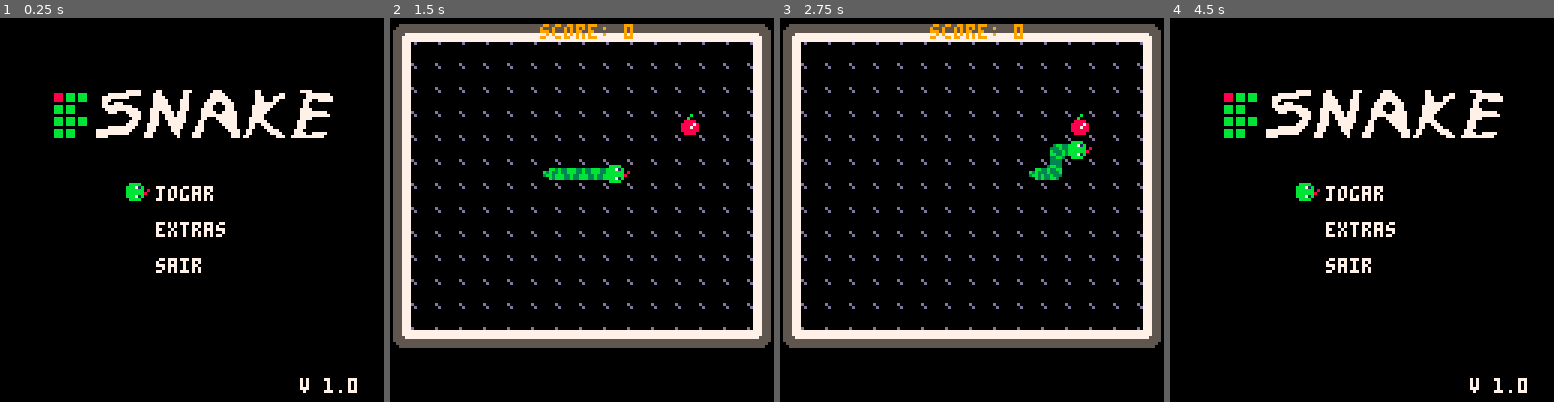
Above: before the commit, frames 1-4 (left to right).
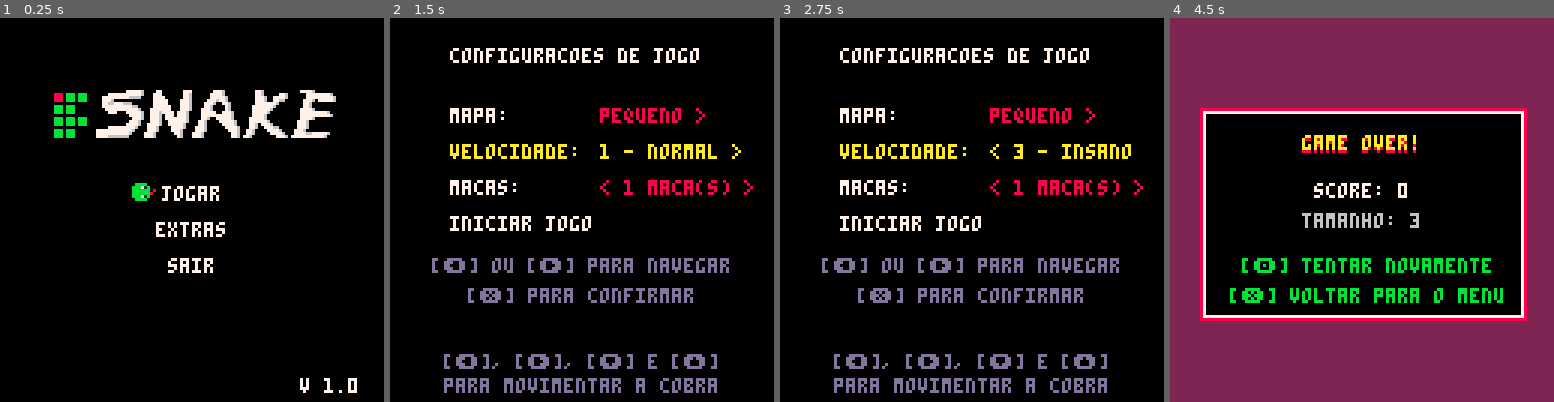
Above: after the commit, the same moments.

Repository: LegnD4y/IFSnake
Game: PICO-8 cartridge ifsnake.p8
Same seed, same stepped clock (60 frames per second), same inputs: the game is played once before the commit and once after it.
Inputs:
- Up to frame 1 (0.25 s): no input
- Up to frame 2 (1.5 s): tap X (X key) at 0.33, 1.07 s; tap O (Z key) at 0.7 s
- Up to frame 3 (2.75 s): hold Right 1.6-2.1 s; tap O (Z key) at 1.7, 2.1, 2.5 s; tap X (X key) at 1.85 s; hold Up 2.15-2.42 s; hold Right from 2.47 s (still down)
- Up to frame 4 (4.5 s): tap O (Z key) every 0.4 s from 2.9 to 4.1 s; tap X (X key) at 2.97, 4.08 s; release Right at 3.03 s; hold Left 3.08-3.58 s; hold Down 3.63-3.97 s; hold Right from 4.02 s (still down)

The runs differ from the first frame. In frame 1, 1.6% of the frame differs, in the area x 28-88%, y 18-67%; in frame 2, 28%; in frame 3, 28%; in frame 4, 63%, in the area x 0-100%, y 0-100%.

Commit message:
IFSnake V 1.0

Diff:
--- a/ifsnake.p8
+++ b/ifsnake.p8
@@ -4,8 +4,8 @@
 function _init()
 	init_menu()
 
-	update_state = {[0] = update_menu, [1] = update_game, [2] = update_gameover}
-    draw_state = {[0] = draw_menu, [1] = draw_game, [2] = draw_gameover}
+	update_state = {[0] = update_menu, [1] = update_setup, [2] = update_game, [3] = update_gamewin, [4] = update_gameover, [5] = update_extra}
+	draw_state = {[0] = draw_menu, [1] = draw_setup, [2] = draw_game, [3] = draw_gamewin, [4] = draw_gameover, [5] = draw_extra}
 	cur_state = 0
 end
 
@@ -31,28 +31,29 @@
 end
 
 function update_menu()
-	if btnp(⬆️) then
+	if(btnp(⬆️)) then
 		menu_index -= 1
-		if menu_index < 1 then
+		if(menu_index < 1) then
 			menu_index = #menu_items
 		end
 	end
 
-	if btnp(⬇️) then
+	if(btnp(⬇️)) then
 		menu_index += 1
-		if menu_index > #menu_items then
+		if(menu_index > #menu_items) then
 			menu_index = 1
 		end
 	end
 
-	if btnp(❎) then
-		if menu_index == 1 then
-			init_game()
+	if(btnp(❎)) then
+		if(menu_index == 1) then
+			init_setup()
 			cur_state = 1
-		elseif menu_index == 2 then
-			rectfill(32, 32, 96, 96, 0)
-			rect(10, 10, 50, 40, 7)
-		elseif menu_index == 3 then
+
+		elseif(menu_index == 2) then
+			cur_state = 5
+
+		elseif(menu_index == 3) then
     		extcmd("shutdown")
 		end
 	end
@@ -67,46 +68,185 @@
 	spr(72, 80, 24, 2, 2)
 	spr(74, 96, 24, 2, 2)
 
-	local x = 52
 	local y = 56
 
-	for i=1, #menu_items do
+	for i = 1, #menu_items do
+		local x = 64 - #menu_items[i] * 2
+
 		print(menu_items[i], x, y, 7)
 
-		if i == menu_index then
-			spr(1, x-10, y-2)
+		if(i == menu_index) then
+			spr(1, (x)-10, y-2)
 		end
 
 		y += 12
 	end
 
 	print(version, 100, 120)
+end
+-->8
+-- game setup
+
+map_size_index = 1
+speed_index = 1
+fruit_count_index = 1
+setup_index = 1
+setup_items = {
+    "mapa:",
+    "velocidade:",
+    "macas:",
+    "iniciar jogo"
+}
+
+function init_setup()
+    setup_index = 1
+end
+
+function update_setup()
+    if(btnp(❎) and (setup_index == 4)) then
+		if(map_size_index == 1) then
+			grid_size_x = 6
+			grid_size_y = 6
+
+		elseif(map_size_index == 2) then
+			grid_size_x = 9
+			grid_size_y = 9
+
+		elseif(map_size_index == 3) then
+			grid_size_x = 14
+			grid_size_y = 12
+		end
+
+		speed = speed_index
+		step_timer = 12 / speed
+
+		init_game()
+		cur_state = 2
+    end
+
+    if(btnp(⬆️)) then
+        setup_index -= 1
+        if(setup_index < 1) then setup_index = #setup_items end
+    end
+
+    if(btnp(⬇️) or (btnp(❎) and setup_index != 4)) then
+        setup_index += 1
+        if(setup_index > #setup_items) then setup_index = 1 end
+    end
+
+    if(btnp(➡️)) or (btnp(⬅️)) then
+        local dir = ((btnp(➡️) and 1) or (btnp(⬅️) and -1))
+
+        if(setup_index == 1) then
+            map_size_index = map_size_index + dir
+            map_size_index = max(1, min(3, map_size_index))
+
+		elseif(setup_index == 2) then
+            speed_index = speed_index + dir
+            speed_index = max(1, min(3, speed_index))
+
+        elseif(setup_index == 3) then
+            fruit_count_index = fruit_count_index + dir
+            fruit_count_index = max(1, min(8, fruit_count_index))
+        end
+    end
+
+end
+
+function draw_setup()
+    cls()
+    print("configuracoes de jogo", 20, 10, 7)
+
+    local map_text = (map_size_index == 1 and "pequeno >") or (map_size_index == 2 and "< medio >") or "< grande"
+    local speed_text = (speed_index == 1 and "1 - normal >") or (speed_index == 2 and "< 2 - rapido >") or "< 3 - insano"
+    local fruit_text = "< " .. fruit_count_index .. " maca(s) >"
+
+    local options = {map_text, speed_text, fruit_text}
+    local x = 20
+    local y = 30
+
+    for i = 1, #setup_items do
+        print(setup_items[i], x, y, (i == setup_index and 10) or 7)
+
+        if(i < 4) then
+            print(options[i], x + 50, y, (i == setup_index and 10) or 8)
+        end
+
+        y += 12
+    end
+
+    local control_msg = "[⬅️] ou [➡️] para navegar"
+    print(control_msg, 60 - #control_msg * 2, 80, 13)
+
+    local confirm_msg = "[❎] para confirmar"
+    print(confirm_msg, 62 - #confirm_msg * 2, 90, 13)
+
+
+    local button_msg = "[⬅️], [➡️], [⬇️] e [⬆️]"
+    print(button_msg, 56 - #button_msg * 2, 112, 13)
+
+    local instruction_msg = "para movimentar a cobra"
+    print(instruction_msg, 64 - #instruction_msg * 2, 120, 13)
 
 end
 -->8
 -- game
 
+map_start_x = 0
+grid_size_x = 6
+grid_size_y = 6
+offset_x = 0
+offset_y = 0
+
 function draw_hud()
-	print("score: "..score, 50, 2, 9)
+	local score_msg = "score: "..score
+
+	rectfill(62 - #score_msg * 2, 0, 64 + #score_msg * 2, 7, 0)
+	rect(62 - #score_msg * 2, 0, 64 + #score_msg * 2, 7, 7)
+
+    print(score_msg, 64 - #score_msg * 2, 2, 8)
+    print(score_msg, 64 - #score_msg * 2, 1, 10)
+end
+
+function trigger_game_win()
+    sfx(2)
+	init_gamewin()
+	cur_state = 3
+end
+
+function trigger_game_over()
+	sfx(1)
+	init_gameover()
+	cur_state = 4
 end
 
 function init_game()
 	destroy_list(cobra)
 	last_dir = nil
+	step_time = 0
+
+	map_start_x = (map_size_index - 1) * 16
+	offset_x = (flr((128 - (grid_size_x * 8)) / 2 / 8) * 8)
+    offset_y = (flr((128 - (grid_size_y * 8)) / 2 / 8) * 8)
+
 	init_cobra()
 	init_fruit()
 	score = 0
-	game_over = false
+
+	sfx(3)
 end
 
 function update_game()
 	update_cobra()
 	update_fruit()
+	if(cobra.size >= (grid_size_x * grid_size_y)) then
+    	trigger_game_win()
+	end
 end
 
 function draw_game()
 	cls()
-	map()
+	map(map_start_x, 0)
 	draw_cobra()
 	draw_fruit()
 	draw_hud()
@@ -114,13 +254,10 @@
 -->8
 -- cobra
 
-local cobra = nil
-local step_time = 0
-local speed = 1
-local step_timer = 12/speed
-local last_dir = nil
-
-local grid = 16 -- Implementar
+last_dir = nil
+speed = 1
+step_time = 0
+step_timer = 0
 
 function create_list()
 	local list = {
@@ -129,10 +266,12 @@
 		size=0
 	}
 
-	insert_node(list, 8*6, 8*6)
-	insert_node(list, 8*7, 8*6)
-	insert_node(list, 8*8, 8*6)
-	insert_node(list, 8*9, 8*6)
+	local start_x = offset_x + (3 * 8)
+    local start_y = (7 * 8)
+
+    insert_node(list, start_x - 16, start_y)
+    insert_node(list, start_x - 8, start_y)
+    insert_node(list, start_x, start_y)
 
 	return list
 end
@@ -267,16 +408,14 @@
 		return
 	end
 
-	-- Percorre todos os nós e remove as referências
 	local aux = list.head
-	while aux != nil do
+	while(aux != nil) do
 		local next = aux.next
 		aux.next = nil
 		aux.prev = nil
 		aux = next
 	end
 
-	-- Limpa a lista
 	list.head = nil
 	list.tail = nil
 	list.size = 0
@@ -293,28 +432,29 @@
                + (left and 1 or 0)
                + (right and 1 or 0)
 
-    if sum != 1 then
+    if(sum != 1) then
         return nil
     end
 
     if(up) then
         return ⬆️
+
 	elseif(down) then
         return ⬇️
+
     elseif(left) then
         return ⬅️
+
 	elseif(right) then
         return ➡️
-	else
-        return nil
     end
 end
 
 function collide(x, y, flag)
-	x /= 8
-	y /= 8
-
-	if(fget(mget(x, y), flag)) then
+	x = flr(x / 8)
+	y = flr(y / 8)
+
+	if(fget(mget(x + map_start_x, y), flag)) then
 		return true
 	else
 		return false
@@ -335,19 +475,20 @@
 end
 
 function move_cobra(new_x, new_y)
-	if(not (collide(new_x, new_y, 0))) then
-		if(check_self_collision(new_x, new_y)) then
-			trigger_game_over()
-			return
-		end
-
-		if(not (check_fruit_collision(new_x, new_y))) then
-			remove_node(cobra)
-		end
-
-		insert_node(cobra, new_x, new_y)
-	else
+	if((collide(new_x, new_y, 0)) or (check_self_collision(new_x, new_y))) then
 		trigger_game_over()
+		return
+	end
+
+	local fruit = check_fruit_collision(new_x, new_y)
+	insert_node(cobra, new_x, new_y)
+
+	if(fruit != nil) then
+		respawn_fruit(fruit)
+		score += 1
+		sfx(0)
+    else
+		remove_node(cobra)
 	end
 end
 
@@ -359,36 +500,28 @@
 		last_dir = ➡️
 		step_time = 0
 		new_x += 8
-
 		move_cobra(new_x, new_y)
-
 		return
 
 	elseif((direction == ⬆️) and ((last_dir != ⬆️) and (last_dir != ⬇️))) then
 		last_dir = ⬆️
 		step_time = 0
 		new_y -= 8
-
 		move_cobra(new_x, new_y)
-
-		return
-
-	elseif((direction == ⬅️) and ((last_dir != ⬅️) and (last_dir != ➡️))) then
+		return
+
+	elseif((direction == ⬅️) and ((last_dir != ⬅️) and (last_dir != ➡️) and (last_dir != nil))) then
 		last_dir = ⬅️
 		step_time = 0
 		new_x -= 8
-
 		move_cobra(new_x, new_y)
-
 		return
 
 	elseif((direction == ⬇️) and ((last_dir != ⬇️) and (last_dir != ⬆️))) then
 		last_dir = ⬇️
 		step_time = 0
 		new_y += 8
-
 		move_cobra(new_x, new_y)
-
 		return
 	end
 
@@ -415,25 +548,18 @@
 	end
 end
 
-function trigger_game_over()
-	game_over = true
-	sfx(1)
-	init_gameover()
-	cur_state = 2
-end
-
 function init_cobra()
 	cobra = create_list()
 end
 
 function update_cobra()
-	local direction = read_direction()
+	direction = read_direction()
 
 	walk_cobra(direction)
 end
 
 function draw_cobra()
-	aux = cobra.head
+	local aux = cobra.head
 	while(aux != nil) do
 		spr(aux.spr_node, aux.x, aux.y, 1, 1, false, false)
 		aux = aux.next
@@ -442,53 +568,84 @@
 -->8
 -- fruit
 
-function create_fruit(tmp_x, tmp_y)
-	local fruit={
-		x = flr(rnd(14)) * 8 + 8,
-		y = flr(rnd(11)) * 8 + 8,
-		spr = 16,
-		act = true
-	}
-	return fruit
+fruits = {}
+
+function number_fruits()
+	local n = 0
+
+    for fruit in all(fruits) do
+		if(fruit.act == true) then
+			n += 1
+		end
+    end
+
+	return n
 end
 
 function check_fruit_collision(x, y)
-    if((x == fruta.x) and (y == fruta.y)) then
-        respawn_fruit(fruta)
-		score += 1
-		sfx(0)
-        return true
-    end
-    return false
+    for fruit in all(fruits) do
+		if(fruit.act == true) then
+			if((x == fruit.x) and (y == fruit.y)) then
+				return fruit
+			end
+		end
+    end
+    return nil
 end
 
 function respawn_fruit(fruit)
+	if(((grid_size_x * grid_size_y) - (number_fruits() + cobra.size)) < 0) then
+		fruit.act = false
+		return
+	end
+
 	local valid = false
 
 	while(not (valid)) do
-		fruit.x = flr(rnd(14)) * 8 + 8
-		fruit.y = flr(rnd(11)) * 8 + 8
-
-		-- Verifica se não spawnou em cima da cobra
+		fruit.x = (offset_x + (flr(rnd(grid_size_x)) * 8))
+		fruit.y = (offset_y + (flr(rnd(grid_size_y)) * 8))
+
 		valid = true
 		local aux = cobra.head
-		while aux != nil do
-			if aux.x == fruit.x and aux.y == fruit.y then
+		while(aux != nil) do
+			if((aux.x == fruit.x) and (aux.y == fruit.y))then
 				valid = false
 				break
 			end
 			aux = aux.next
 		end
 
-		-- Verifica se não spawnou na parede
-		if fget(mget((fruit.x + 4) / 8, (fruit.y + 4) / 8), 0) then
-			valid = false
-		end
+		local tile_x = flr(fruit.x / 8) + map_start_x
+        local tile_y = flr(fruit.y / 8)
+
+        if(fget(mget(tile_x, tile_y), 0)) then
+            valid = false
+        end
+
+		for other_fruit in all(fruits) do
+			if(other_fruit.act == true) then
+				if(other_fruit != fruit) then
+					if((other_fruit.x == fruit.x) and (other_fruit.y == fruit.y)) then
+						valid = false
+						break
+					end
+				end
+			end
+        end
 	end
 end
 
 function init_fruit()
-	fruta = create_fruit(32, 32)
+	while(#fruits > 0) do
+		del(fruits, fruits[1])
+	end
+
+    local max_fruits = fruit_count_index
+
+    for i = 1, max_fruits do
+        add(fruits, {spr = 16, act = true})
+        respawn_fruit(fruits[i])
+    end
 end
 
 function update_fruit()
@@ -496,65 +653,147 @@
 end
 
 function draw_fruit()
-	spr(fruta.spr, fruta.x, fruta.y, 1, 1, false, false)
+	for fruit in all(fruits) do
+		if(fruit.act == true) then
+        	spr(fruit.spr, fruit.x, fruit.y, 1, 1, false, false)
+		end
+    end
 end
 -->8
--- game over
-
-local gameover_timer = 0
-
-function init_gameover()
-	gameover_timer = 0
-end
-
-function update_gameover()
-	gameover_timer += 1
-
-	if btnp(❎) or btnp(🅾️) then
-		cur_state = 0  -- Volta para o menu
-		game_over = false
-		init_menu()
-	end
-end
-
-function draw_gameover()
-	cls()
-
-	-- Efeito de piscada no fundo
-	if gameover_timer % 20 < 10 then
-		rectfill(0, 0, 128, 128, 2)
+-- game win
+
+gamewin_timer = 0
+
+function init_gamewin()
+	gamewin_timer = 0
+end
+
+function update_gamewin()
+	gamewin_timer += 1
+
+    if(btnp(❎)) then
+        init_menu()
+        cur_state = 0
+    end
+end
+
+function draw_gamewin()
+	if(gamewin_timer % 20 < 10) then
+		cls(11)
 	else
-		rectfill(0, 0, 128, 128, 0)
-	end
-
-	-- Caixa principal
+		cls(0)
+	end
+
 	rectfill(10, 30, 118, 100, 0)
 	rect(10, 30, 118, 100, 8)
 	rect(11, 31, 117, 99, 7)
 
-	-- Texto GAME OVER
-	print("game over!", 38, 40, 8)
-	print("game over!", 37, 39, 10)
-
-	-- Pontuação
+    local win_msg = "vitoria!"
+    print(win_msg, 64 - #win_msg * 2, 39, 8)
+    print(win_msg, 64 - #win_msg * 2, 40, 10)
+
+    local score_msg = "pontuacao final: " .. score
+    print(score_msg, 64 - #score_msg * 2, 60, 7)
+
+    local return_msg = "[❎] para menu"
+    print(return_msg, 64 - #return_msg * 2, 80, 11)
+end
+-->8
+-- game over
+
+gameover_timer = 0
+
+function init_gameover()
+	gameover_timer = 0
+end
+
+function update_gameover()
+	gameover_timer += 1
+
+	if(btnp(❎)) then
+		cur_state = 0
+		init_menu()
+	end
+	if(btnp(🅾️)) then
+		cur_state = 2
+		init_game()
+	end
+end
+
+function draw_gameover()
+	if(gameover_timer % 20 < 10) then
+		cls(2)
+	else
+		cls(0)
+	end
+
+	rectfill(10, 30, 118, 100, 0)
+	rect(10, 30, 118, 100, 8)
+	rect(11, 31, 117, 99, 7)
+
+	local gameover_msg = "game over!"
+    print(gameover_msg, 64 - #gameover_msg * 2, 40, 8)
+    print(gameover_msg, 64 - #gameover_msg * 2, 39, 10)
+
+
 	local score_text = "score: "..score
 	local score_x = 64 - (#score_text * 2)
 	print(score_text, score_x, 55, 7)
 
-	-- Tamanho da cobra
 	local size_text = "tamanho: "..cobra.size
 	local size_x = 64 - (#size_text * 2)
 	print(size_text, size_x, 65, 6)
 
-	-- Instruções
-	print("pressione ❎", 32, 78, 11)
-	print("para voltar", 34, 85, 11)
-
-	-- Bordinha decorativa
-	for i=0,15 do
+	local retry_msg = "[🅾️] tentar novamente"
+    print(retry_msg, 64 - #retry_msg * 2, 80, 11)
+
+	local back_msg = "[❎] voltar para o menu"
+    print(back_msg, 64 - #back_msg * 2, 90, 11)
+
+	for i = 0, 15 do
 		pset(10 + i*7, 30, 8)
 		pset(10 + i*7, 100, 8)
 	end
+end
+-->8
+-- extras
+
+function update_extra()
+    if(btnp(❎)) then
+        init_menu()
+        cur_state = 0
+    end
+end
+
+function draw_extra()
+    cls()
+    spr(64, 16, 24, 2, 2)
+    spr(66, 32, 24, 2, 2)
+    spr(68, 48, 24, 2, 2)
+    spr(70, 64, 24, 2, 2)
+    spr(72, 80, 24, 2, 2)
+    spr(74, 96, 24, 2, 2)
+
+    local title = "creditos:"
+    print(title, 64 - #title * 2, 58, 7)
+
+    local authors = {
+        "edson ferreira",
+        "gustavo silva",
+        "lucas sant'ana",
+        "victor santana"
+    }
+
+    local y_start = 72
+    for i = 1, #authors do
+        local name = authors[i]
+        local x = 64 - (#name * 2)
+        print(name, x, y_start, 6)
+        y_start += 8
+    end
+
+    local back_msg = "[❎] voltar"
+    print(back_msg, 64 - #back_msg * 2, 115, 11)
 end
 
 
@@ -609,17 +848,24 @@
 0000000000010101010101000000000002000000000000000000000000000000000000000000000000000000010101010000000000000000000000000101010100000000000000000000000000000000000000000000000000000000000000000000000000000000000000000000000000000000000000000000000000000000
 0000000000000000000000000000000000000000000000000000000000000000000000000000000000000000000000000000000000000000000000000000000000000000000000000000000000000000000000000000000000000000000000000000000000000000000000000000000000000000000000000000000000000000
 __map__
-2e2c2c2c2c2c2c2c2c2c2c2c2c2c2c2f00000000000000000000000000000000000000000000000000000000000000000000000000000000000000000000000000000000000000000000000000000000000000000000000000000000000000000000000000000000000000000000000000000000000000000000000000000000
-3d3b3b3b3b3b3b3b3b3b3b3b3b3b3b2d00000000000000000000000000000000000000000000000000000000000000000000000000000000000000000000000000000000000000000000000000000000000000000000000000000000000000000000000000000000000000000000000000000000000000000000000000000000
-3d3b3b3b3b3b3b3b3b3b3b3b3b3b3b2d00000000000000000000000000000000000000000000000000000000000000000000000000000000000000000000000000000000000000000000000000000000000000000000000000000000000000000000000000000000000000000000000000000000000000000000000000000000
-3d3b3b3b3b3b3b3b3b3b3b3b3b3b3b2d00000000000000000000000000000000000000000000000000000000000000000000000000000000000000000000000000000000000000000000000000000000000000000000000000000000000000000000000000000000000000000000000000000000000000000000000000000000
-3d3b3b3b3b3b3b3b3b3b3b3b3b3b3b2d00000000000000000000000000000000000000000000000000000000000000000000000000000000000000000000000000000000000000000000000000000000000000000000000000000000000000000000000000000000000000000000000000000000000000000000000000000000
-3d3b3b3b3b3b3b3b3b3b3b3b3b3b3b2d00000000000000000000000000000000000000000000000000000000000000000000000000000000000000000000000000000000000000000000000000000000000000000000000000000000000000000000000000000000000000000000000000000000000000000000000000000000
-3d3b3b3b3b3b3b3b3b3b3b3b3b3b3b2d00000000000000000000000000000000000000000000000000000000000000000000000000000000000000000000000000000000000000000000000000000000000000000000000000000000000000000000000000000000000000000000000000000000000000000000000000000000
-3d3b3b3b3b3b3b3b3b3b3b3b3b3b3b2d00000000000000000000000000000000000000000000000000000000000000000000000000000000000000000000000000000000000000000000000000000000000000000000000000000000000000000000000000000000000000000000000000000000000000000000000000000000
-3d3b3b3b3b3b3b3b3b3b3b3b3b3b3b2d00000000000000000000000000000000000000000000000000000000000000000000000000000000000000000000000000000000000000000000000000000000000000000000000000000000000000000000000000000000000000000000000000000000000000000000000000000000
-3d3b3b3b3b3b3b3b3b3b3b3b3b3b3b2d00000000000000000000000000000000000000000000000000000000000000000000000000000000000000000000000000000000000000000000000000000000000000000000000000000000000000000000000000000000000000000000000000000000000000000000000000000000
-3d3b3b3b3b3b3b3b3b3b3b3b3b3b3b2d00000000000000000000000000000000000000000000000000000000000000000000000000000000000000000000000000000000000000000000000000000000000000000000000000000000000000000000000000000000000000000000000000000000000000000000000000000000
-3d3b3b3b3b3b3b3b3b3b3b3b3b3b3b2d00000000000000000000000000000000000000000000000000000000000000000000000000000000000000000000000000000000000000000000000000000000000000000000000000000000000000000000000000000000000000000000000000000000000000000000000000000000
-3d3b3b3b3b3b3b3b3b3b3b3b3b3b3b2d00000000000000000000000000000000000000000000000000000000000000000000000000000000000000000000000000000000000000000000000000000000000000000000000000000000000000000000000000000000000000000000000000000000000000000000000000000000
-3e3c3c3c3c3c3c3c3c3c3c3c3c3c3c3f00000000000000000000000000000000000000000000000000000000000000000000000000000000000000000000000000000000000000000000000000000000000000000000000000000000000000000000000000000000000000000000000000000000000000000000000000000000
+00000000000000000000000000000000000000000000000000000000000000002e2c2c2c2c2c2c2c2c2c2c2c2c2c2c2f0000000000000000000000000000000000000000000000000000000000000000000000000000000000000000000000000000000000000000000000000000000000000000000000000000000000000000
+00000000000000000000000000000000000000000000000000000000000000003d3b3b3b3b3b3b3b3b3b3b3b3b3b3b2d0000000000000000000000000000000000000000000000000000000000000000000000000000000000000000000000000000000000000000000000000000000000000000000000000000000000000000
+0000000000000000000000000000000000002e2c2c2c2c2c2c2c2c2c2c2f00003d3b3b3b3b3b3b3b3b3b3b3b3b3b3b2d0000000000000000000000000000000000000000000000000000000000000000000000000000000000000000000000000000000000000000000000000000000000000000000000000000000000000000
+0000000000000000000000000000000000003d3b3b3b3b3b3b3b3b3b3b2d00003d3b3b3b3b3b3b3b3b3b3b3b3b3b3b2d0000000000000000000000000000000000000000000000000000000000000000000000000000000000000000000000000000000000000000000000000000000000000000000000000000000000000000
+000000002e2c2c2c2c2c2c2f0000000000003d3b3b3b3b3b3b3b3b3b3b2d00003d3b3b3b3b3b3b3b3b3b3b3b3b3b3b2d0000000000000000000000000000000000000000000000000000000000000000000000000000000000000000000000000000000000000000000000000000000000000000000000000000000000000000
+000000003d3b3b3b3b3b3b2d0000000000003d3b3b3b3b3b3b3b3b3b3b2d00003d3b3b3b3b3b3b3b3b3b3b3b3b3b3b2d0000000000000000000000000000000000000000000000000000000000000000000000000000000000000000000000000000000000000000000000000000000000000000000000000000000000000000
+000000003d3b3b3b3b3b3b2d0000000000003d3b3b3b3b3b3b3b3b3b3b2d00003d3b3b3b3b3b3b3b3b3b3b3b3b3b3b2d0000000000000000000000000000000000000000000000000000000000000000000000000000000000000000000000000000000000000000000000000000000000000000000000000000000000000000
+000000003d3b3b3b3b3b3b2d0000000000003d3b3b3b3b3b3b3b3b3b3b2d00003d3b3b3b3b3b3b3b3b3b3b3b3b3b3b2d0000000000000000000000000000000000000000000000000000000000000000000000000000000000000000000000000000000000000000000000000000000000000000000000000000000000000000
+000000003d3b3b3b3b3b3b2d0000000000003d3b3b3b3b3b3b3b3b3b3b2d00003d3b3b3b3b3b3b3b3b3b3b3b3b3b3b2d0000000000000000000000000000000000000000000000000000000000000000000000000000000000000000000000000000000000000000000000000000000000000000000000000000000000000000
+000000003d3b3b3b3b3b3b2d0000000000003d3b3b3b3b3b3b3b3b3b3b2d00003d3b3b3b3b3b3b3b3b3b3b3b3b3b3b2d0000000000000000000000000000000000000000000000000000000000000000000000000000000000000000000000000000000000000000000000000000000000000000000000000000000000000000
+000000003d3b3b3b3b3b3b2d0000000000003d3b3b3b3b3b3b3b3b3b3b2d00003d3b3b3b3b3b3b3b3b3b3b3b3b3b3b2d0000000000000000000000000000000000000000000000000000000000000000000000000000000000000000000000000000000000000000000000000000000000000000000000000000000000000000
+000000003e3c3c3c3c3c3c3f0000000000003d3b3b3b3b3b3b3b3b3b3b2d00003d3b3b3b3b3b3b3b3b3b3b3b3b3b3b2d0000000000000000000000000000000000000000000000000000000000000000000000000000000000000000000000000000000000000000000000000000000000000000000000000000000000000000
+0000000000000000000000000000000000003d3b3b3b3b3b3b3b3b3b3b2d00003d3b3b3b3b3b3b3b3b3b3b3b3b3b3b2d0000000000000000000000000000000000000000000000000000000000000000000000000000000000000000000000000000000000000000000000000000000000000000000000000000000000000000
+0000000000000000000000000000000000003e3c3c3c3c3c3c3c3c3c3c3f00003d3b3b3b3b3b3b3b3b3b3b3b3b3b3b2d0000000000000000000000000000000000000000000000000000000000000000000000000000000000000000000000000000000000000000000000000000000000000000000000000000000000000000
+00000000000000000000000000000000000000000000000000000000000000003d3b3b3b3b3b3b3b3b3b3b3b3b3b3b2d0000000000000000000000000000000000000000000000000000000000000000000000000000000000000000000000000000000000000000000000000000000000000000000000000000000000000000
+00000000000000000000000000000000000000000000000000000000000000003e3c3c3c3c3c3c3c3c3c3c3c3c3c3c3f0000000000000000000000000000000000000000000000000000000000000000000000000000000000000000000000000000000000000000000000000000000000000000000000000000000000000000
+…(5 lines of a section not shown)…
Not shown, changed: 32 lines of the sprite sheet (__gfx__) section of ifsnake.p8
Not shown, changed: the sound effects (__sfx__) section of ifsnake.p8
